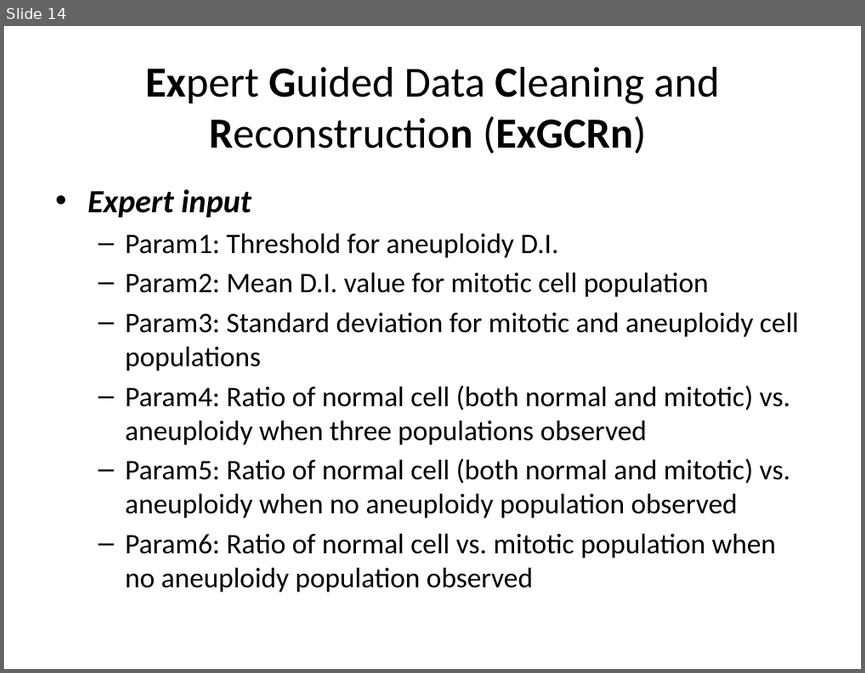
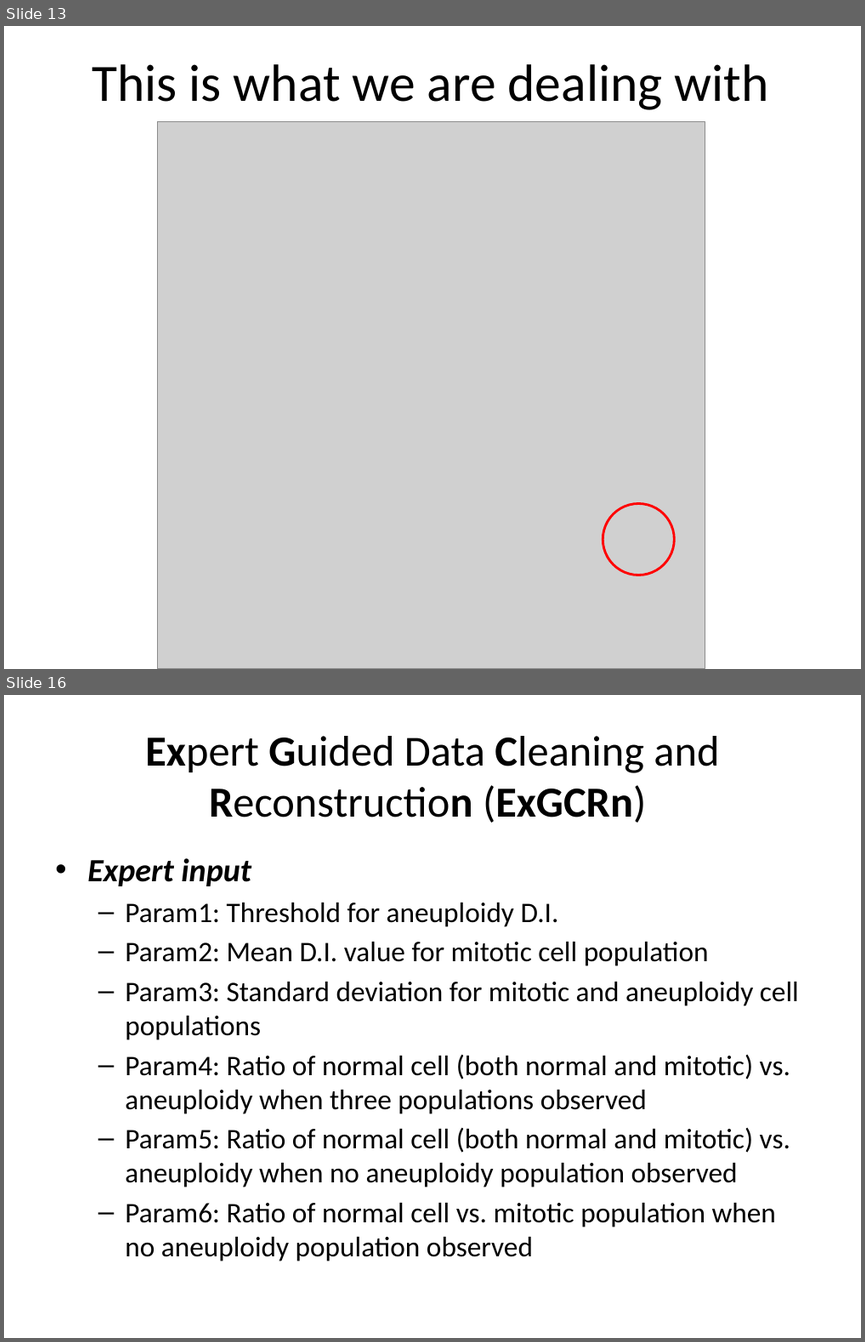
Before and after one commit to 2waybene/mixturemodel, a slide deck: BeijingMeeting/OralCancer.pptx. Shown one above the other, each under a label of ours: slide 14 before the commit, slides 13 and 16 after it; the slides between them are not shown. The pictures are 865x673 and 865x1342 pixels, drawn with LibreOffice and Linux fonts; fonts in the diff are those of the drawing; grey boxes stand for pictures. Boxes give left, top, right and bottom in pixels: in the first picture for what was removed or moved away, otherwise in the second. Text is boxed around its words. In the diff, an @@ line names an element or a change of style, - is before the commit and + after.

```diff
--- a/BeijingMeeting/OralCancer.pptx
+++ b/BeijingMeeting/OralCancer.pptx
@@ slide 13 added at (4,26,861,669), background #FFFFFF @@
@@ title added at (92,64,768,110), 44 pt, text #000000 @@
+This is what we are dealing with
@@ picture added at (157,122,705,669) @@
@@ ellipse added at (603,503,674,574), outline #FF0000 2 pt @@
@@ what was slide 14 is now slide 16 @@
```
Also in this commit, not shown: 1 slide changed, 5 other slides added, 27 slides removed, 9 other files.
